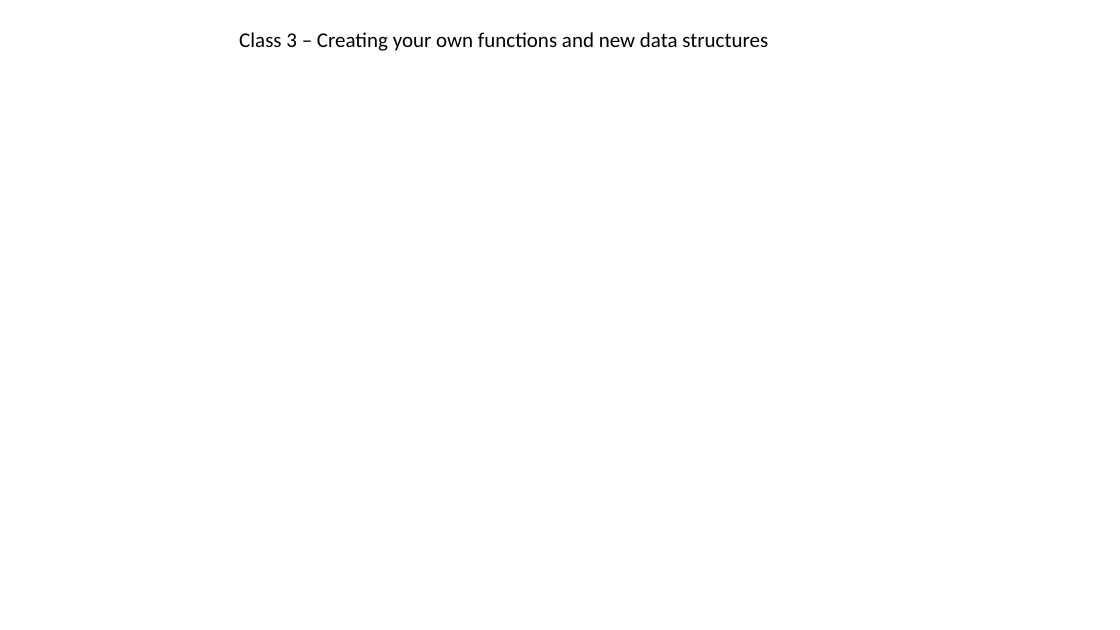
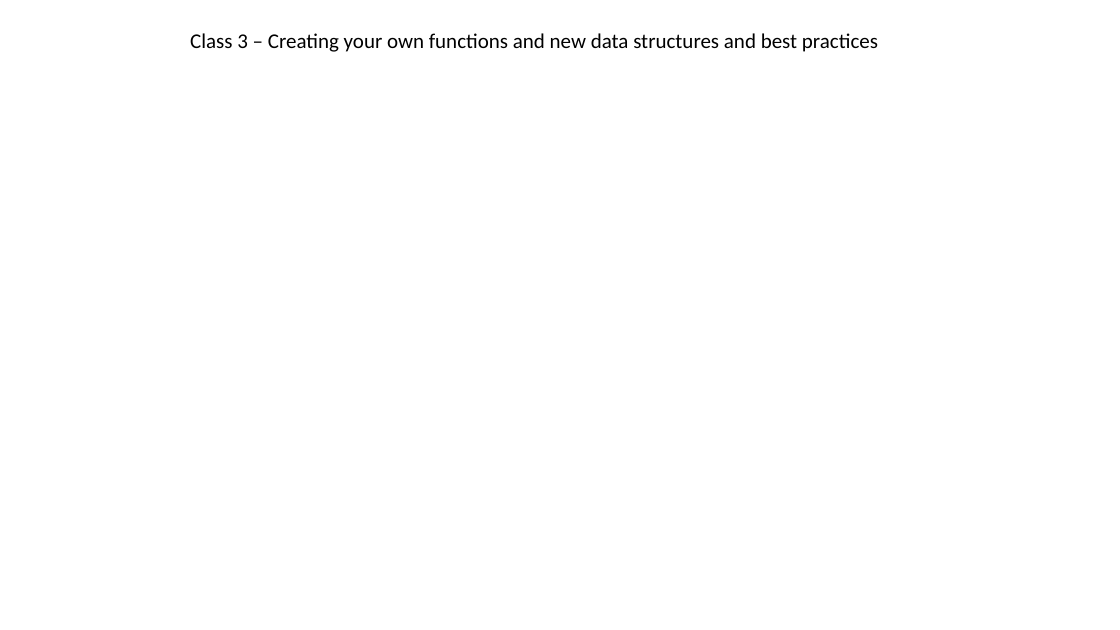
Before and after one commit to jraab/GNET749_RNAseq, a slide deck: slide 1 of lectures/2023_GNET749_Lecture3.pptx. Drawn at 1120x630 pixels with LibreOffice and Linux fonts; fonts in the diff are those of the drawing. Boxes give left, top, right and bottom in pixels: in the first picture for what was removed or moved away, otherwise in the second. Text is boxed around its words. In the diff, an @@ line names an element or a change of style, - is before the commit and + after.

```diff
--- a/lectures/2023_GNET749_Lecture3.pptx
+++ b/lectures/2023_GNET749_Lecture3.pptx
@@ text at [190,33,878,52]: text changed @@
-Class 3 – Creating your own functions and new data structures
+Class 3 – Creating your own functions and new data structures and best practices
```
Also in this commit, not shown: 2 other slides changed, 10 slides added, 1 slide removed.
